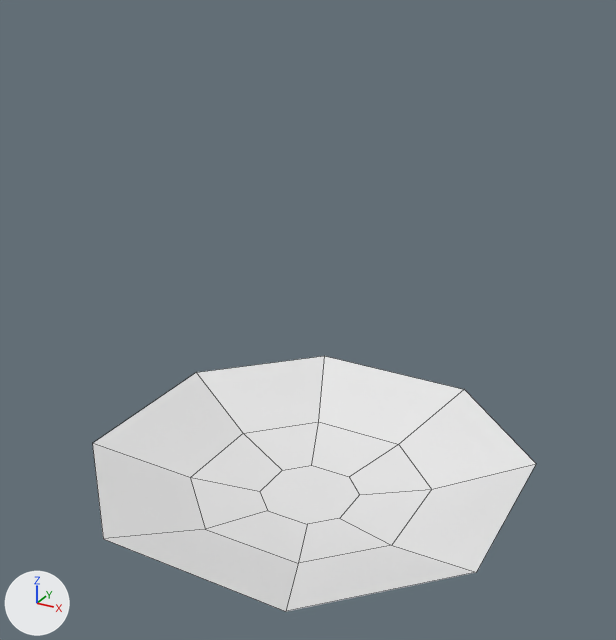
The Blender file Maps/MiteMapExperiments.blend: old version first, new version second.
The view is the same before and after, from a camera (50 mm lens) standing at (235.0, -429.0, 354.0) and looking at (2.0, -6.0, 142.0). Lighting does not change. The marker at lower left points along +X, +Y and +Z. The picture after the commit comes second. Mesh edges are drawn as thin lines.

The first picture shows 'SingleHole-col'.
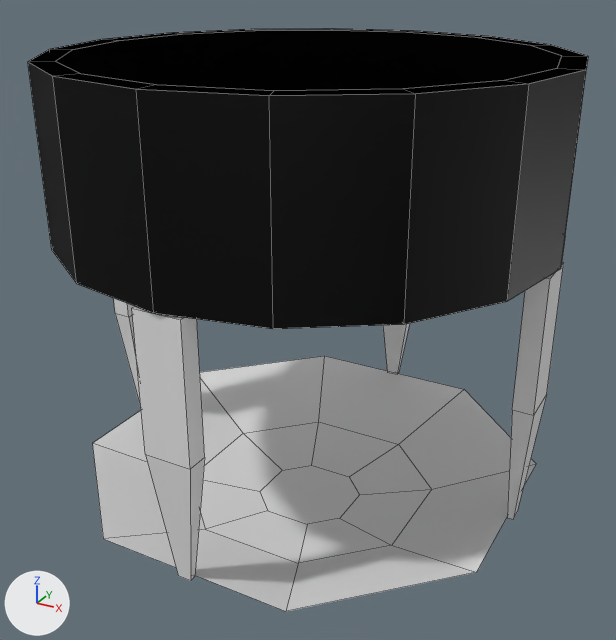
What differs and where, as boxes (x1, y1, x2, y2) in the pictures (616 x 640 px):
'Mouth', added: after (28, 28, 588, 581)
    faces in mat_innerblack (black #000000): (28, 28, 588, 329)
    faces in mat_mandible (white #e7e7e7): (114, 262, 564, 581)

The change, as a diff of the scene's bpy script:
```diff
--- a/Maps/MiteMapExperiments.blend.py
+++ b/Maps/MiteMapExperiments.blend.py
@@ mat_innerblack @@
+mat_innerblack = principled_material('InnerBlack')
+mat_innerblack.base_color = (0.0, 0.0, 0.0)  # black #000000
@@ mat_outermouth @@
+mat_outermouth = principled_material('OuterMouth')
+mat_outermouth.base_color = (0.8, 0.8, 0.8)  # white #e7e7e7
@@ mat_mandible @@
+mat_mandible = principled_material('Mandible')
+mat_mandible.base_color = (0.8, 0.8, 0.8)  # white #e7e7e7
@@ me_circle @@
+me_circle.from_pydata(...)  # 76 vertices, 75 faces; spans x -148.0..148.0, y -148.0..148.0, z 41.0..300.0
+# faces by material slot: [49, 10, 16]
+me_circle.materials.append(mat_innerblack)  # black #000000
+me_circle.materials.append(mat_mandible)  # white #e7e7e7
+me_circle.materials.append(mat_outermouth)  # white #e7e7e7
@@ ob_mouth @@
+ob_mouth = bpy.data.objects.new('Mouth', me_circle)
+ob_mouth.location = (0.0, 0.0, 0.0)
+ob_mouth.rotation_euler = (0.0, 0.0, 0.785)  # degrees (0, 0, 45)
+_m = ob_mouth.modifiers.new('Mirror', 'MIRROR')
+_m.use_axis = (True, True, False)
```
